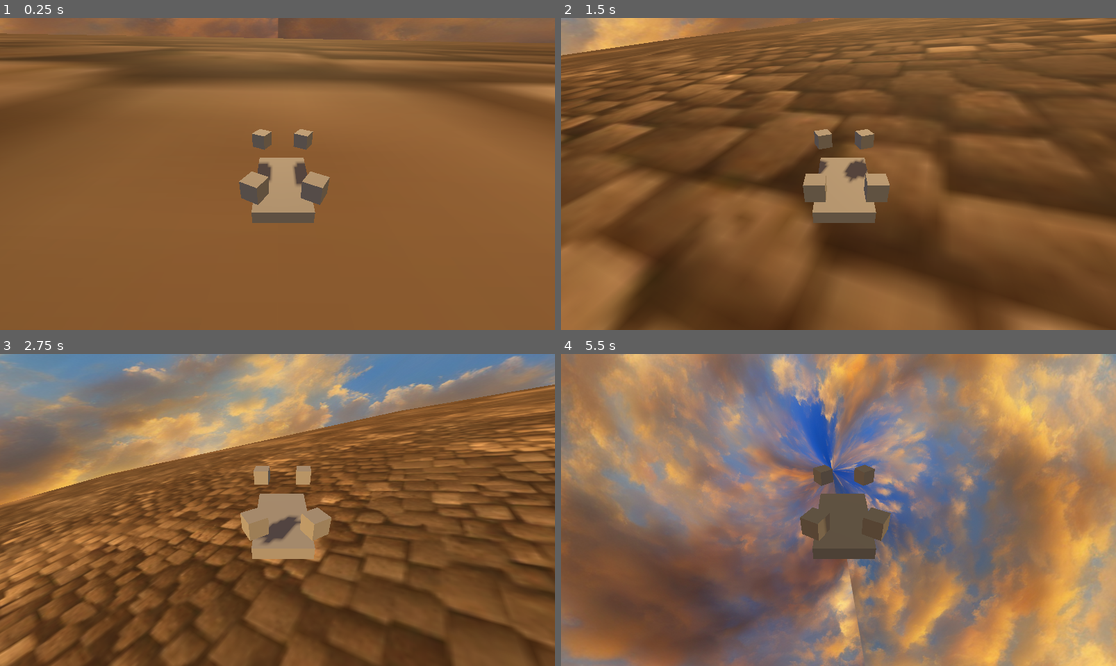
Above: before the commit, frames 1-4 (two rows, left to right).
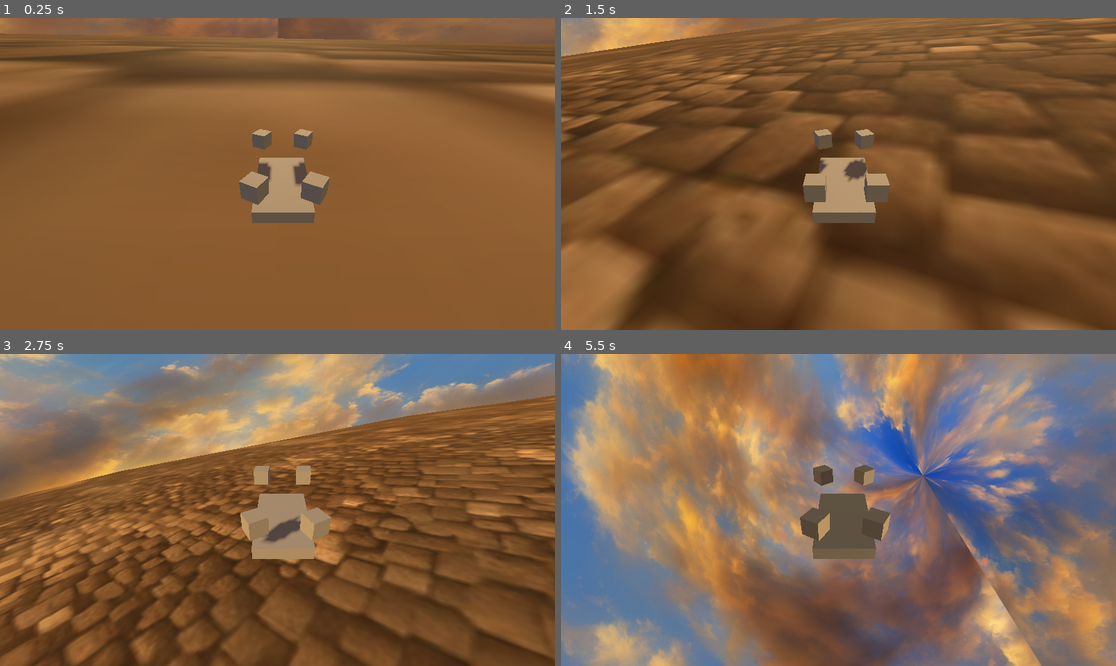
Above: after the commit, the same moments.

Repository: NuggetsWithTea/BeefyDrone
Game: Godot game, scene res://scenes/WindEnv.tscn
Same seed, same stepped clock (60 frames per second), same inputs: the game is played once before the commit and once after it.
Inputs:
- Up to frame 1 (0.25 s): no input
- Up to frame 2 (1.5 s): hold Up (forward) 0.53-1.28 s; hold Down (backward) from 1.28 s (still down)
- Up to frame 3 (2.75 s): release Down (backward) at 2.03 s; hold Up (forward) from 2.03 s (still down)
- Up to frame 4 (5.5 s): release Up (forward) at 3.53 s; hold Down (backward) from 3.53 s (still down)

The runs differ from the first frame. In frame 1, less than 0.1% of the frame differs, in the area x 0-59%, y 4-53%; in frame 2, 1.3%; in frame 3, 41%; in frame 4, 85%, in the area x 0-100%, y 0-100%.

Commit message:
minor wind changes + TAA

Diff:
--- a/scripts/Drone.gd
+++ b/scripts/Drone.gd
@@ -1,6 +1,7 @@
 extends RigidBody3D
 class_name DroneController
-
+#########################################
+# apply all lift forces from the propellers in this script. this should fix the wiggle problem
 var propellers:Array[Propeller]
 var ground: MeshInstance3D
 var Current_WIND_FORCE = Vector3.ZERO
@@ -17,7 +18,7 @@
 	var tilt = global_transform.basis.y.normalized()
 	tilt.y = 0
 
-	apply_central_force(tilt)
+	apply_central_force(tilt*2)
 
 func _input(event):
 	if Input.is_action_just_pressed("forward"):
@@ -37,7 +38,7 @@
 			prop.increase_voltage(-1)
 
 func _physics_process(delta):
-	linear_velocity += Current_WIND_FORCE * delta
+	linear_velocity += (Current_WIND_FORCE / mass) * delta
 
 
 func set_wind_force(force:Vector3):
--- a/scripts/WindController.gd
+++ b/scripts/WindController.gd
@@ -17,7 +17,7 @@
 	noise.frequency = 0.1  # Controls wind smoothness
 	drone = $Drone
 
-func _process(delta):
+func _physics_process(delta):
 	time += delta  # Increment time
 
 	# Generate smooth Perlin Noise wind variations
